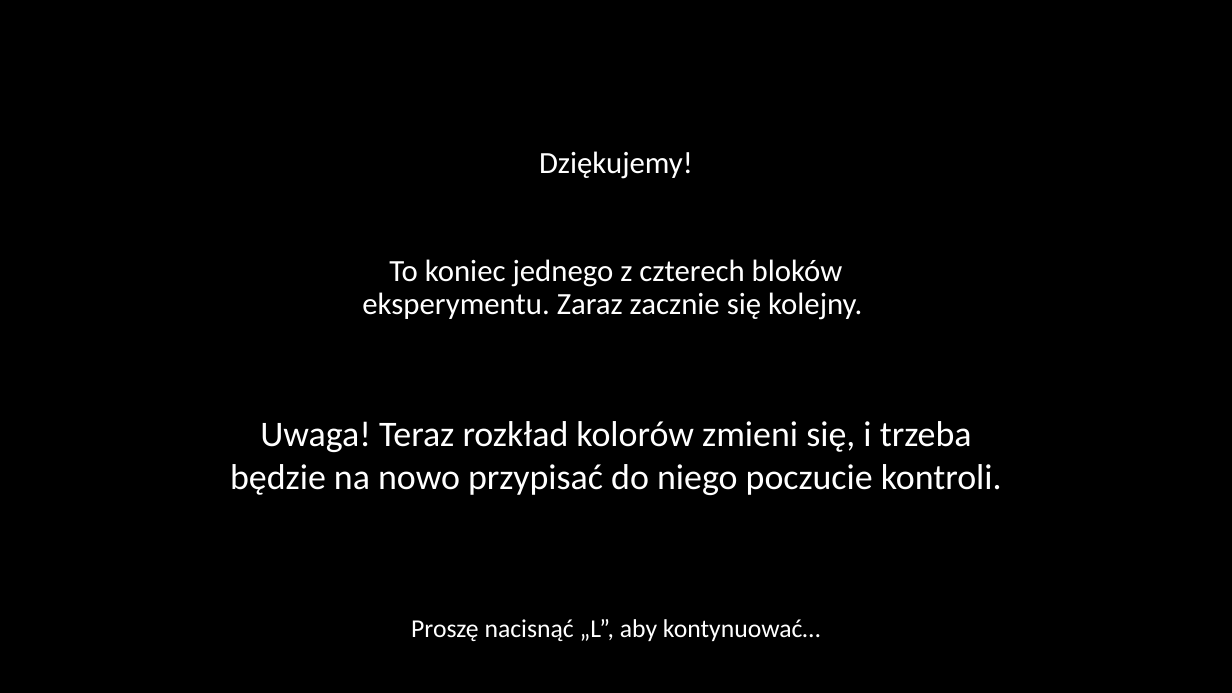
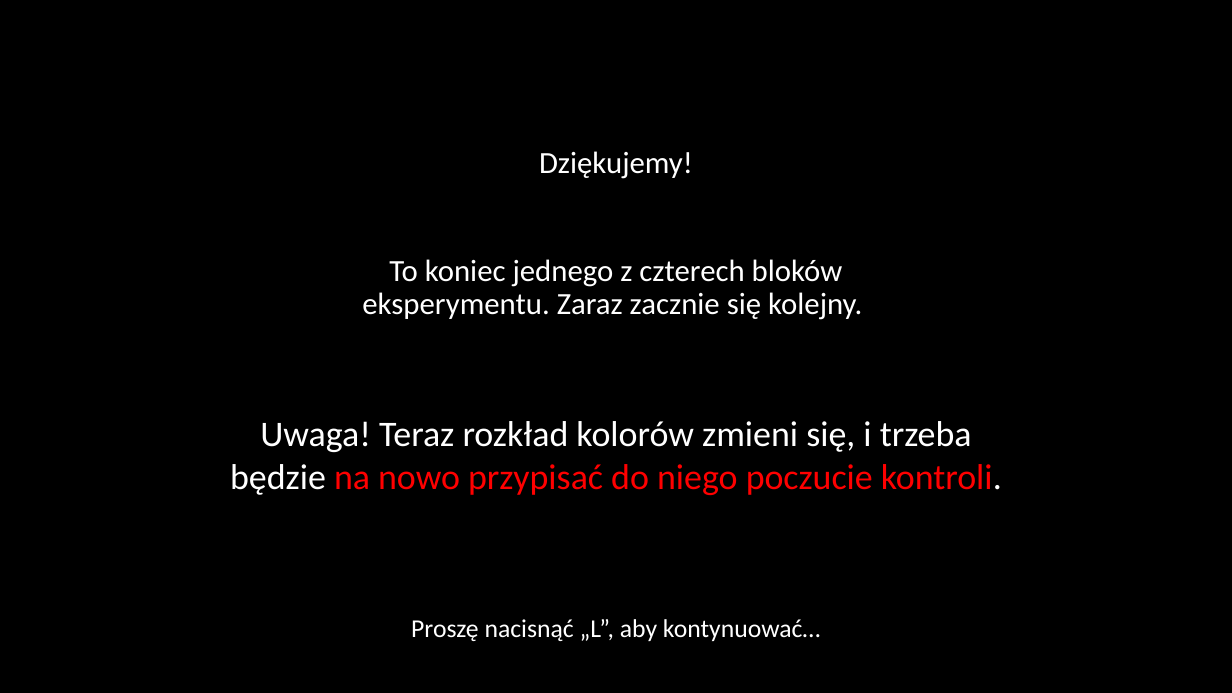
Before and after one commit to mmagnuski/senofag, a slide deck: slide 21 of EPRIME procedura png/Slajdy_proc1.pptx (slide 20 before the commit). Drawn at 1232x693 pixels with LibreOffice and Linux fonts; fonts in the diff are those of the drawing. Boxes give left, top, right and bottom in pixels: in the first picture for what was removed or moved away, otherwise in the second. Text is boxed around its words. In the diff, an @@ line names an element or a change of style, - is before the commit and + after.

```diff
--- a/EPRIME procedura png/Slajdy_proc1.pptx
+++ b/EPRIME procedura png/Slajdy_proc1.pptx
@@ text "Uwaga! Teraz rozkład kolorów zmieni ..." at <box>230,421,1002,495</box>: text colour #FFFFFF to #FF0000 in "na nowo przypisać do niego poczucie kontroli." @@
```
Also in this commit, not shown: 3 other slides changed, 1 slide added, 23 other files.
